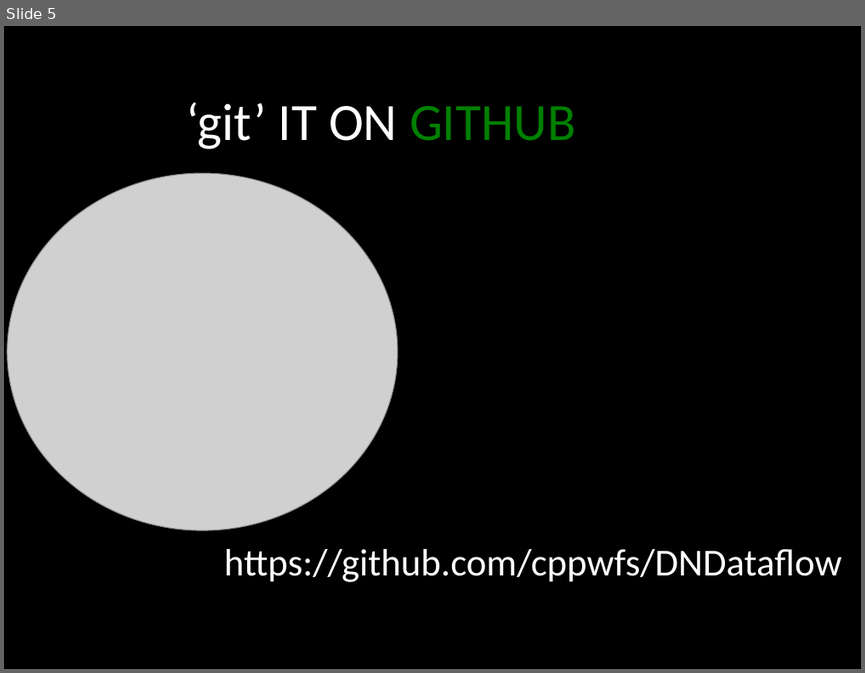
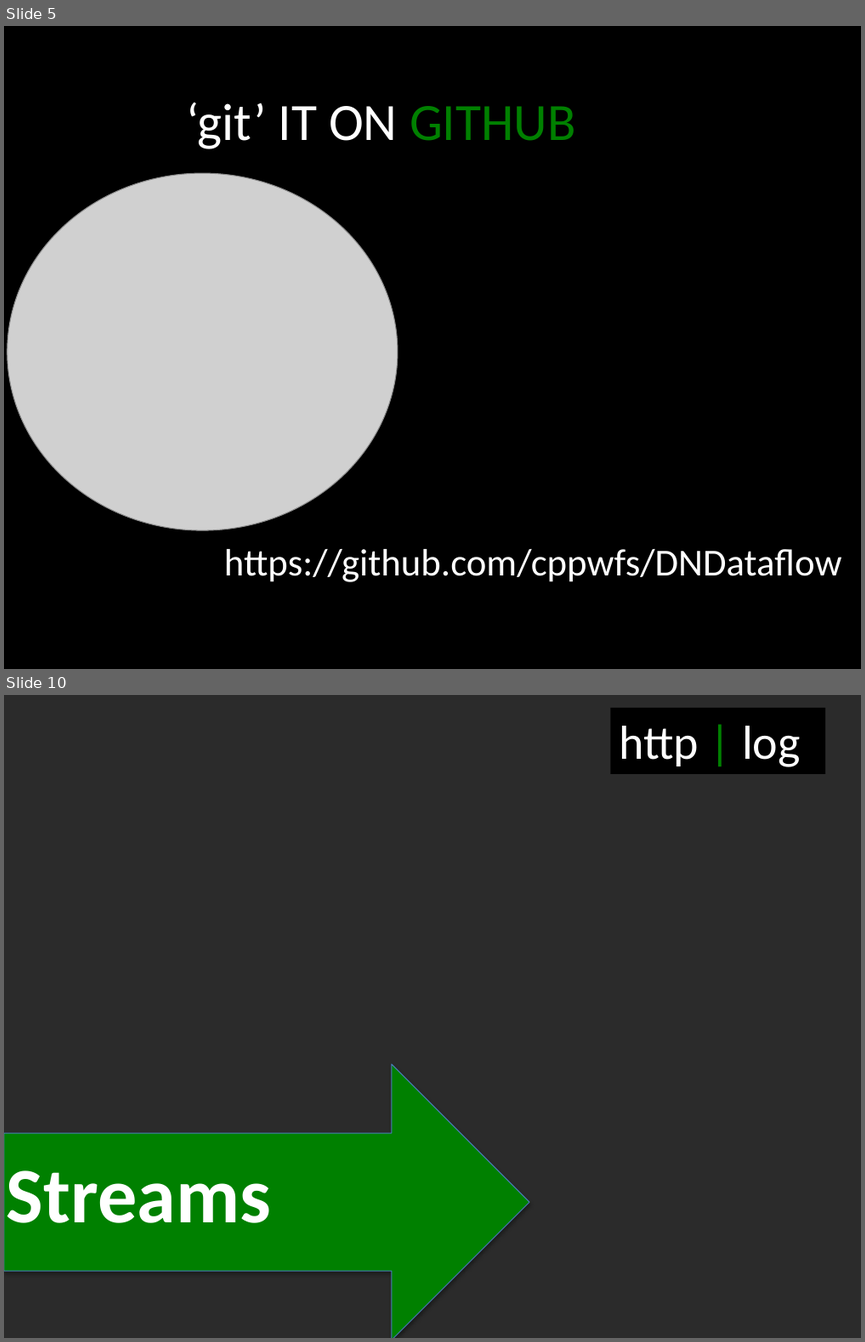
Before and after one commit to cppwfs/DNDataflow, a slide deck: presentations/DNdataflowIntro.pptx. Shown one above the other, each under a label of ours: slide 5 before the commit, slides 5 and 10 after it; the slides between them are not shown. The pictures are 865x673 and 865x1342 pixels, drawn with LibreOffice and Linux fonts; fonts in the diff are those of the drawing; grey boxes stand for pictures; background and template pictures are left out; a plain dark background stands for a picture behind light text. Boxes give left, top, right and bottom in pixels: in the first picture for what was removed or moved away, otherwise in the second. Text is boxed around its words. In the diff, an @@ line names an element or a change of style, - is before the commit and + after.

```diff
--- a/presentations/DNdataflowIntro.pptx
+++ b/presentations/DNdataflowIntro.pptx
@@ slide 10 added at (x1=4, y1=695, x2=861, y2=1338), background picture (left out) @@
@@ rectangle added at (x1=611, y1=708, x2=826, y2=774), fill #000000, 40 pt, text #FFFFFF @@
+http | log
@@ right arrow added at (x1=4, y1=1064, x2=529, y2=1338), fill #008000, outline #4B7EBC 0.75 pt @@
@@ title added at (x1=7, y1=1170, x2=271, y2=1223), 66 pt, text #FFFFFF, bold @@
+Streams
```
Also in this commit, not shown: 4 slides changed, 1 other slide added, 2 slides removed.
